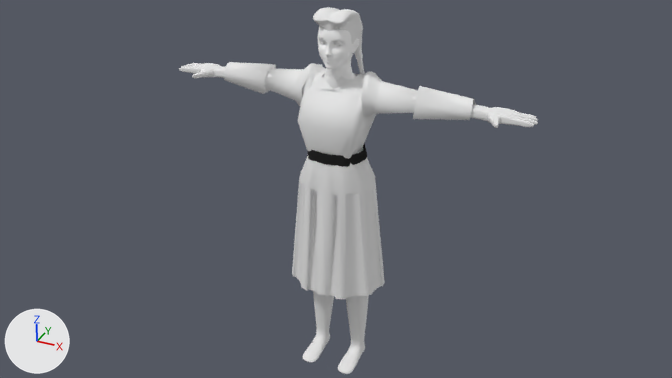
An edit to the Blender file simple_topo/02e.blend, drawn before and after from the same camera.
Before and after are seen from the file's camera 'Camera'. The axes (+X, +Y, +Z) are drawn at lower left. The lights are the same throughout.

Objects in the first picture: 'belt', 'blouse', 'body', 'hair', 'head', 'skirt'.
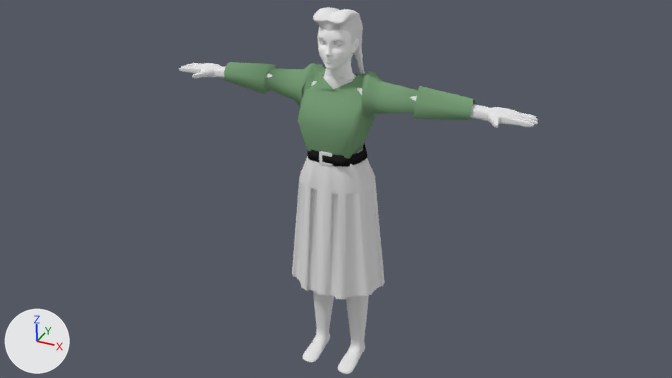
The change, as JSON lines over the scene's bpy script:
```json
{"op": "add", "block": "mat_blouse", "code": ["mat_blouse = diffuse_material('blouse')", "mat_blouse.base_color = (0.192, 0.351, 0.19)  # green #79a079"]}
{"op": "add", "block": "mat_belt_buckle", "code": ["mat_belt_buckle = diffuse_material('belt_buckle')", "mat_belt_buckle.base_color = (0.8, 0.8, 0.8)  # white #e7e7e7"]}
{"block": "me_cube_001", "where": "me_cube_001.from_pydata(...)  # 211 vertices, 190 faces; spans x -4.14..4.14, y -1.19..1.21, z -1.0..1.06"}
{"op": "add", "block": "me_cube_001", "code": "me_cube_001.materials.append(mat_blouse)  # green #79a079"}
{"op": "add", "block": "me_plane_001", "code": ["me_plane_001 = bpy.data.meshes.new('Plane.001')", "me_plane_001.from_pydata(...)  # 52 vertices, 40 faces; spans x -1.0..1.0, y -1.0..1.0, z -0.2..0.0", "me_plane_001.polygons.foreach_set('use_smooth', [True] * 40)", "me_plane_001.materials.append(mat_belt_buckle)  # white #e7e7e7"]}
{"op": "remove", "block": "ob_belt", "code": "_m = ob_belt.modifiers.new('Mirror', 'MIRROR')"}
{"op": "remove", "block": "ob_belt", "code": "_m.use_clip = True"}
{"op": "add", "block": "ob_belt", "code": "_m = ob_belt.modifiers.new('Solidify', 'SOLIDIFY')"}
{"op": "add", "block": "ob_belt", "code": "_m.nonmanifold_thickness_mode = 'FIXED'"}
{"op": "add", "block": "ob_belt", "code": "_m.nonmanifold_merge_threshold = 0.0003"}
{"op": "add", "block": "ob_belt_buckle", "code": ["ob_belt_buckle = bpy.data.objects.new('belt_buckle', me_plane_001)", "ob_belt_buckle.location = (0.0, -1.68, -3.82)", "ob_belt_buckle.rotation_euler = (1.571, 0.0, 0.0)  # degrees (90, 0, 0)", "ob_belt_buckle.scale = (0.285, 0.285, 0.285)", "_m = ob_belt_buckle.modifiers.new('Subsurf', 'SUBSURF')", "_m.levels = 2"]}
```

Where the change shows, as pixel boxes (x1, y1, x2, y2) in the pictures (672 x 378 px):
```json
{"object": "blouse", "change": "recoloured", "before": [224, 62, 476, 159], "after": [224, 62, 476, 159], "on screen": "white to green"}
{"object": "belt", "change": "modifiers changed", "before": [307, 143, 367, 167], "after": [307, 143, 367, 167]}
{"object": "belt_buckle", "change": "added", "after": [319, 151, 332, 167]}
```
